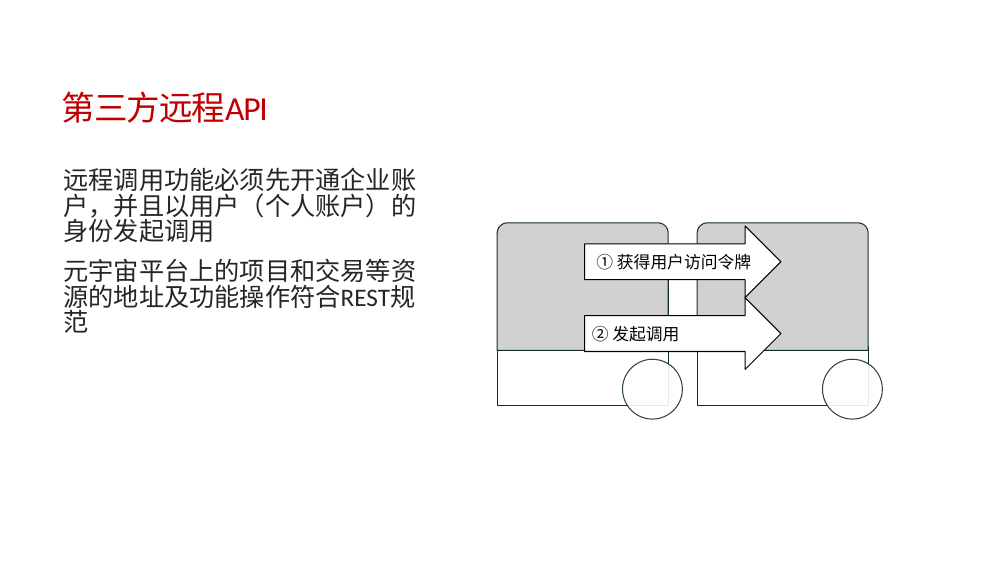
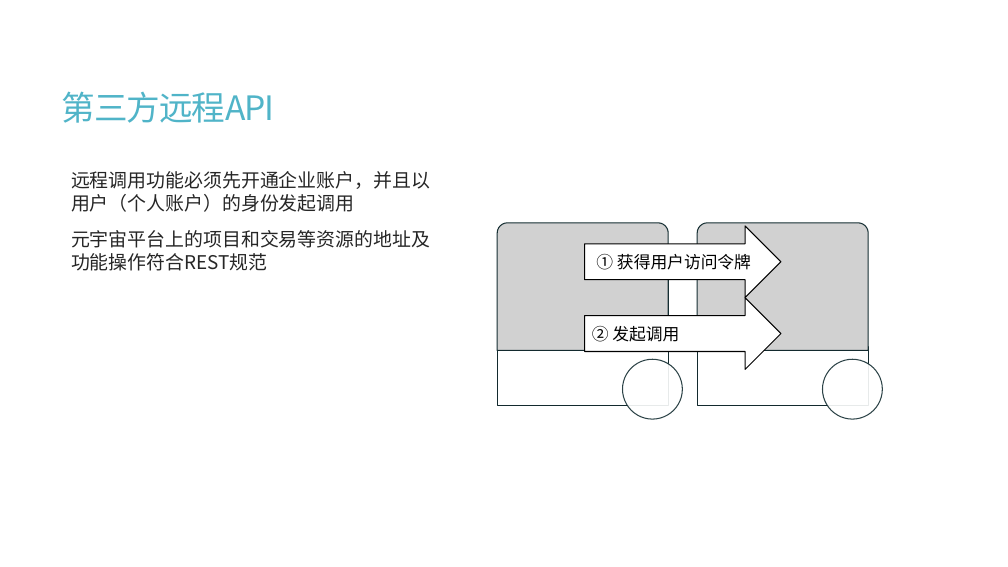
Before and after one commit to calcyu/chainway, a slide deck: slide 44 of Docs/城乡元宇宙服务器.pptx (slide 36 before the commit). Drawn at 1008x567 pixels with LibreOffice and Linux fonts; fonts in the diff are those of the drawing. Boxes give left, top, right and bottom in pixels: in the first picture for what was removed or moved away, otherwise in the second. Text is boxed around its words. In the diff, an @@ line names an element or a change of style, - is before the commit and + after.

```diff
--- a/Docs/城乡元宇宙服务器.pptx
+++ b/Docs/城乡元宇宙服务器.pptx
@@ title "第三方远程API" at <box>62,91,274,123</box>: font Calibri to Noto Sans CJK SC, text colour #C00000 to #50B4C8 @@
@@ text "远程调用功能必须先开通企业账户，并且以用户（个人账户）的身份发起调用" at <box>71,171,430,271</box>: size 24 to 18 pt, font Calibri to Noto Sans CJK SC; bullet none to  ; line spacing 0.85 to 1 @@
@@ right arrow "① 获得用户访问令牌" at <box>585,226,781,298</box>: font Arial to Noto Sans CJK SC @@
```
Also in this commit, not shown: 21 other slides changed, 15 slides added, 13 slides removed, 20 other files.
